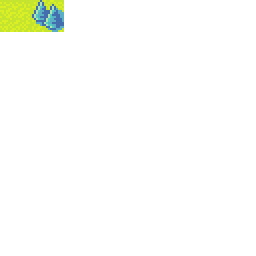
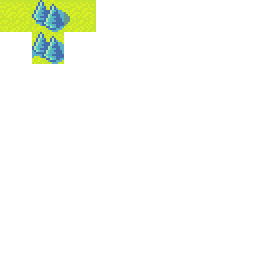
Layers edited between the first and the second 256x256 image:
added layer "Layer 4" above "Layer 3" over [32, 32, 64, 64]
added layer "Layer 3" above "Layer 2" over [64, 0, 96, 32]
